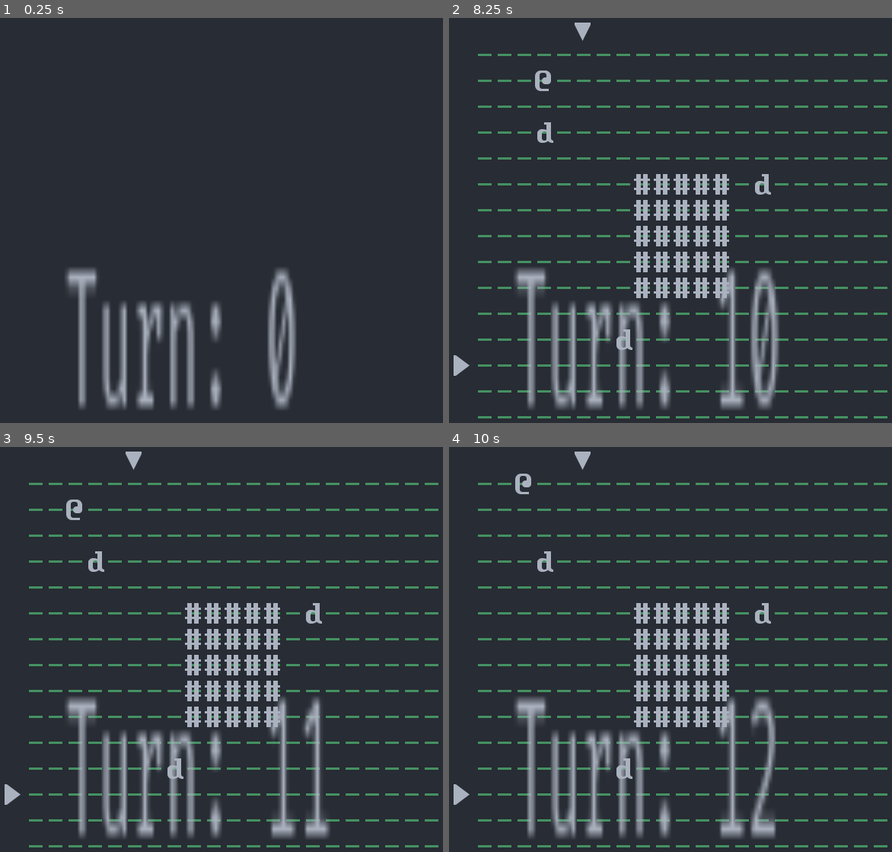
Above: before the commit, frames 1-4 (two rows, left to right).
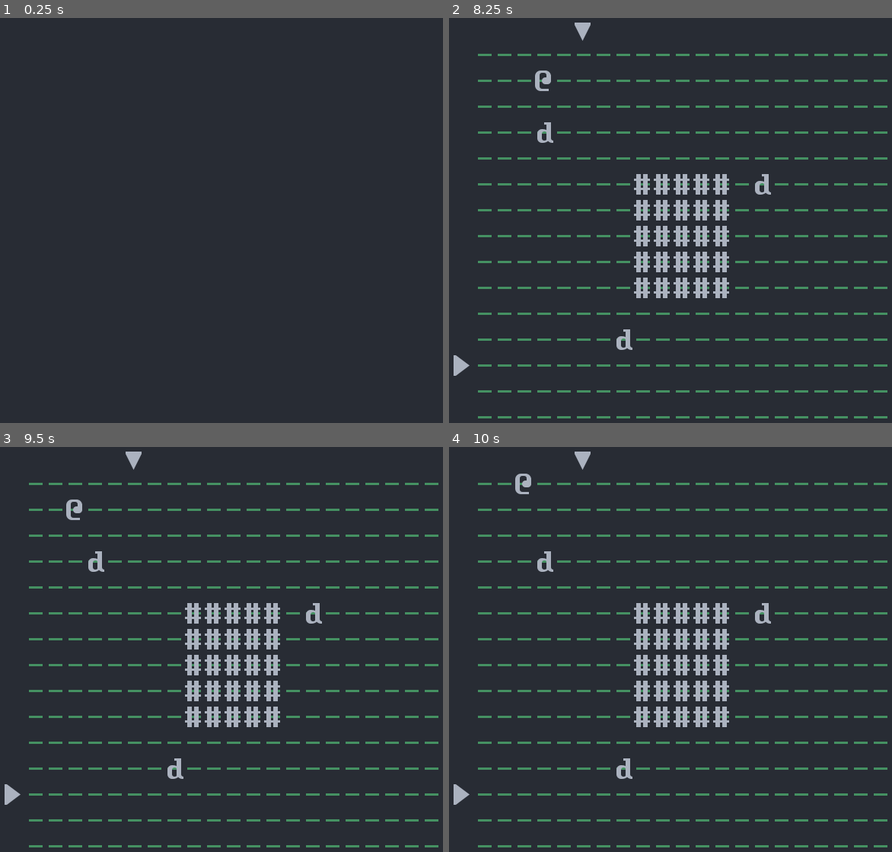
Above: after the commit, the same moments.

Repository: NekkidBear/GodotRoguelikeTutorial
Game: Godot game, scene res://scene/main/main_scene.tscn
Same seed, same stepped clock (60 frames per second), same inputs: the game is played once before the commit and once after it.
Inputs:
- Up to frame 1 (0.25 s): no input
- Up to frame 2 (8.25 s): tap Space (init_world) at 0.5, 0.6, 1.25, 1.35, 2, 2.1, 2.75, 2.85, 3.5, 3.6, 4.25, 4.35, 5.1, 5.85, 6.6, 7.35, 8.1 s; hold Right (move_right) 0.53-1.28 s; hold Down (move_down) 1.28-2.03 s; hold Right (move_right) 2.03-2.78 s; hold Up (move_up) 2.78-3.53 s; hold Left (move_left) 3.53-5.03 s; hold Down (move_down) 5.03-5.78 s; hold Right (move_right) 5.78-6.53 s; hold Up (move_up) 6.53-7.28 s; hold Right (move_right) 7.28-8.03 s; hold Down (move_down) from 8.03 s (still down)
- Up to frame 3 (9.5 s): release Down (move_down) at 8.78 s; hold Left (move_left) from 8.78 s (still down); tap Space (init_world) at 8.85 s
- Up to frame 4 (10 s): release Left (move_left) at 9.53 s; hold Up (move_up) from 9.53 s (still down); tap Space (init_world) at 9.6 s

The runs differ from the first frame. In frame 1, 5.9% of the frame differs, in the area x 14-67%, y 61-97%; in frame 2, 6.7%, in the area x 14-75%, y 61-97%; in frame 3, 6.0%; in frame 4, 6.2%.
Error in both runs: Invalid access to property or key 'global_position' on a base object of type 'Nil'. (res://scene/main/EnemyAI.gd:25)

Commit message:
add checking to prevent Invalid get index 'global_position' (on base: 'Nil').

Diff:
--- a/scene/gui/main_gui.tscn
+++ b/scene/gui/main_gui.tscn
@@ -5,7 +5,16 @@
 [ext_resource type="Script" path="res://scene/gui/SidebarVBox.gd" id="2_s2n33"]
 
 [node name="MainGUI" type="MarginContainer"]
-scale = Vector2(4.44574, 14.6632)
+anchors_preset = 3
+anchor_left = 1.0
+anchor_top = 1.0
+anchor_right = 1.0
+anchor_bottom = 1.0
+offset_left = -180.0
+offset_top = -44.0
+grow_horizontal = 0
+grow_vertical = 0
+scale = Vector2(1.00655, 1)
 
 [node name="MainHBox" type="HBoxContainer" parent="."]
 layout_mode = 2
